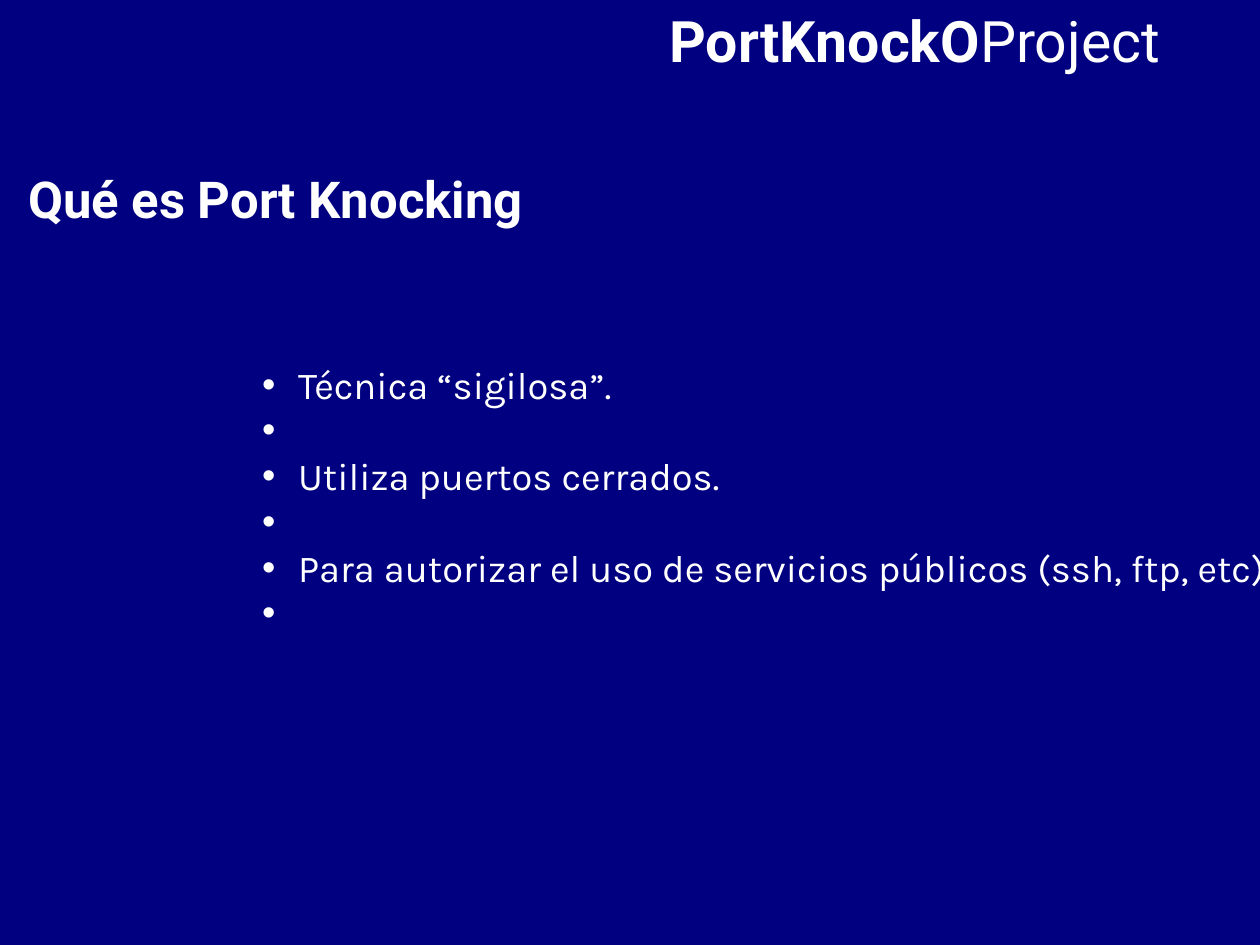
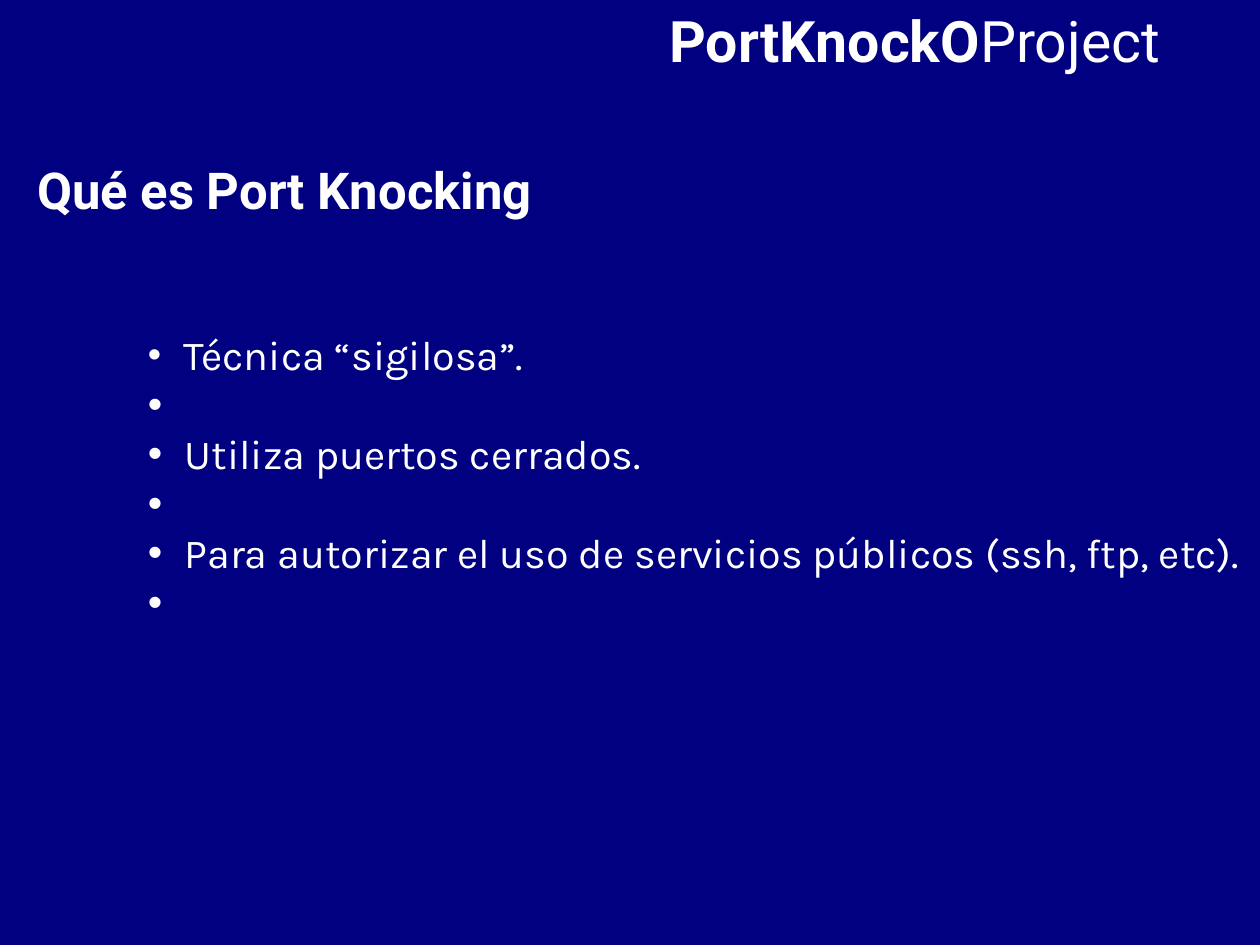
Before and after one commit to BackupTheBerlios/portknocko-svn, a slide deck: slide 5 of trunk/jornadas/jornadas.odp (slide 4 before the commit). Drawn at 1260x945 pixels with LibreOffice and Linux fonts; fonts in the diff are those of the drawing. Boxes give left, top, right and bottom in pixels: in the first picture for what was removed or moved away, otherwise in the second. Text is boxed around its words. In the diff, an @@ line names an element or a change of style, - is before the commit and + after.

```diff
--- a/trunk/jornadas/jornadas.odp
+++ b/trunk/jornadas/jornadas.odp
@@ text "Qué es Port Knocking": place and size @@
-text "Qué es Port Knocking" at [28,180,523,229]
+text "Qué es Port Knocking" at [37,171,532,220]
@@ text "Técnica “sigilosa”.": place and size @@
-text "Técnica “sigilosa”." at [298,370,1260,591]
+text "Técnica “sigilosa”." at [184,338,1239,578]
@@ text "Técnica “sigilosa”." at [184,338,1239,578]: size 24 to 26 pt @@
```
Also in this commit, not shown: 9 other slides changed, 1 slide added.
